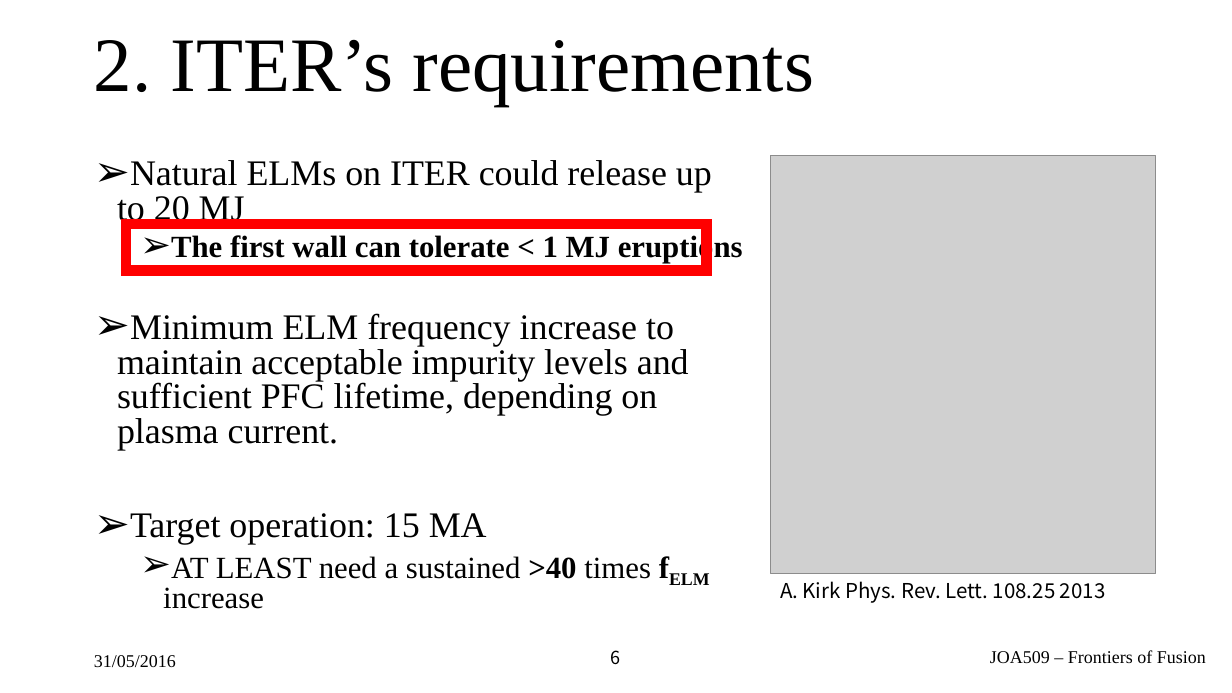
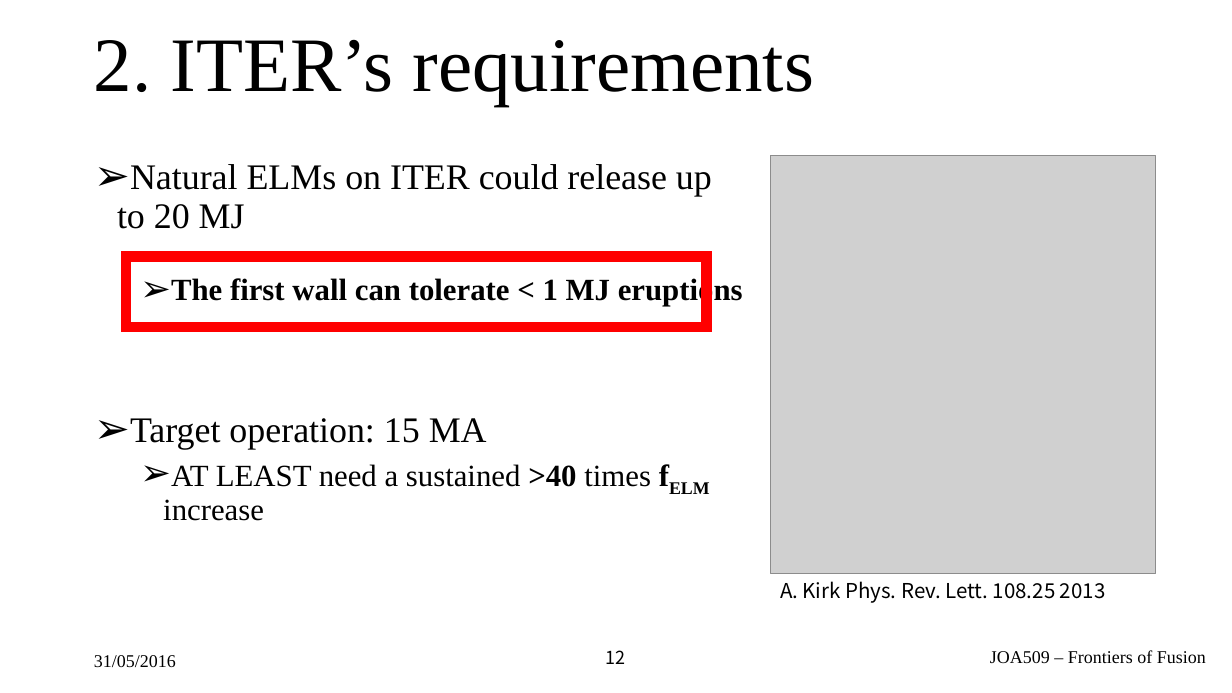
Before and after one commit to airdas/FFessay, a slide deck: slide 12 of Presentation/elmz_edit.pptx (slide 6 before the commit). Drawn at 1232x693 pixels with LibreOffice and Linux fonts; fonts in the diff are those of the drawing; grey boxes stand for pictures; background and template pictures are left out. Boxes give left, top, right and bottom in pixels: in the first picture for what was removed or moved away, otherwise in the second. Text is boxed around its words. In the diff, an @@ line names an element or a change of style, - is before the commit and + after.

Commit message:
final presentation pdf

```diff
--- a/Presentation/elmz_edit.pptx
+++ b/Presentation/elmz_edit.pptx
@@ text "Natural ELMs on ITER could ..." at [117, 164, 743, 521]: line spacing 0.8 to 0.9 @@
@@ rectangle: place and size @@
-rectangle at [127, 224, 707, 271]
+rectangle at [127, 256, 707, 327]
@@ text at [117, 313, 689, 450]: paragraph removed @@
-➢ Minimum ELM frequency increase to maintain acceptable impurity levels and sufficient PFC lifetime, depending on plasma current.
@@ page number at [606, 650, 626, 664]: text changed @@
-6
+12
```
Also in this commit, not shown: 1 other slide changed, 9 slides added, 1 other file.
